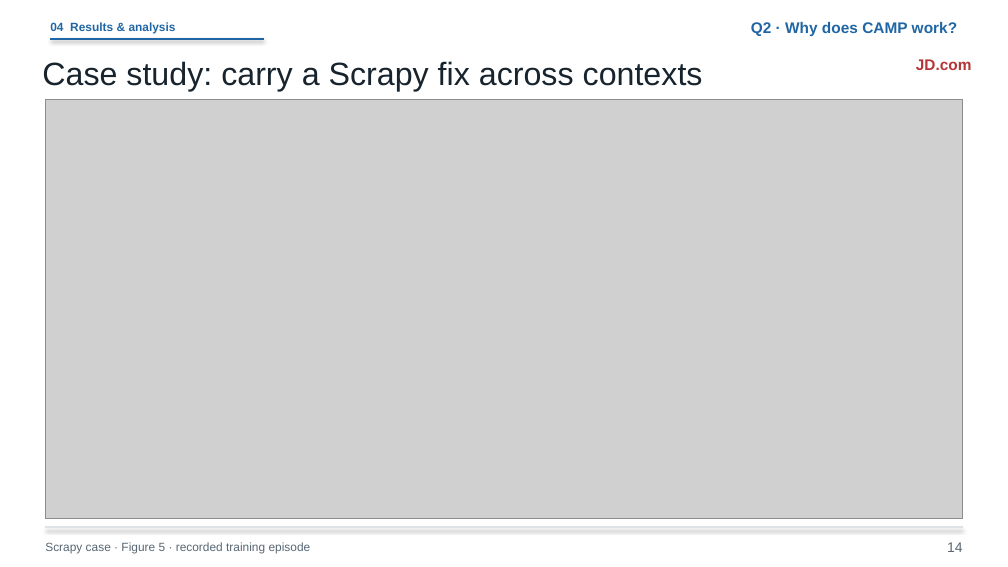
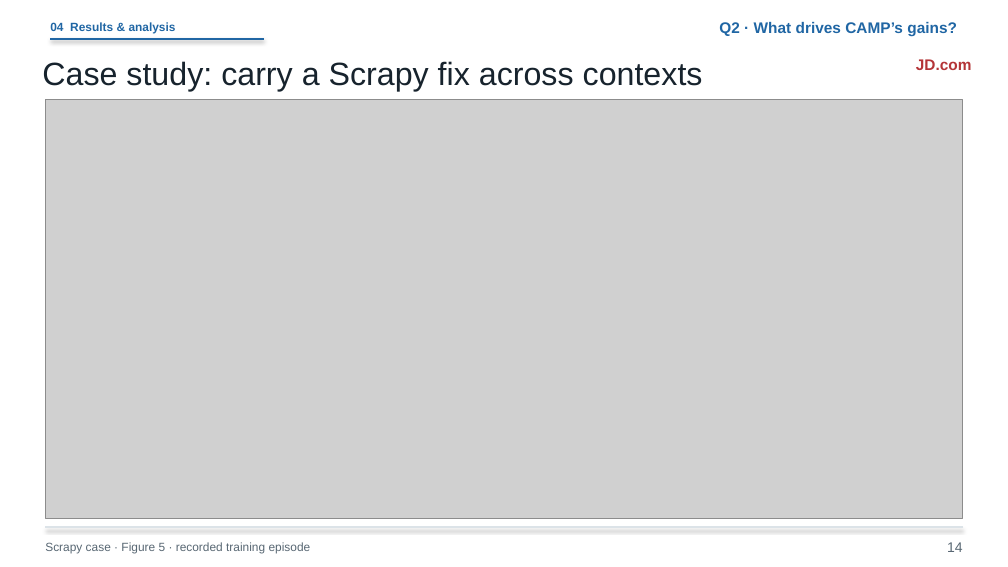
Before and after one commit to liruiluo/agentmemorygym, a slide deck: slide 14 of assets/slides/coding-agent-memory-post-training-slides.pptx. Drawn at 1008x567 pixels with LibreOffice and Linux fonts; fonts in the diff are those of the drawing; grey boxes stand for pictures. Boxes give left, top, right and bottom in pixels: in the first picture for what was removed or moved away, otherwise in the second. Text is boxed around its words. In the diff, an @@ line names an element or a change of style, - is before the commit and + after.

```diff
--- a/assets/slides/coding-agent-memory-post-training-slides.pptx
+++ b/assets/slides/coding-agent-memory-post-training-slides.pptx
@@ text at (719,22,957,37): text changed @@
-Q2 · Why does CAMP work?
+Q2 · What drives CAMP’s gains?
```
Also in this commit, not shown: 3 other slides changed, 9 other files.
